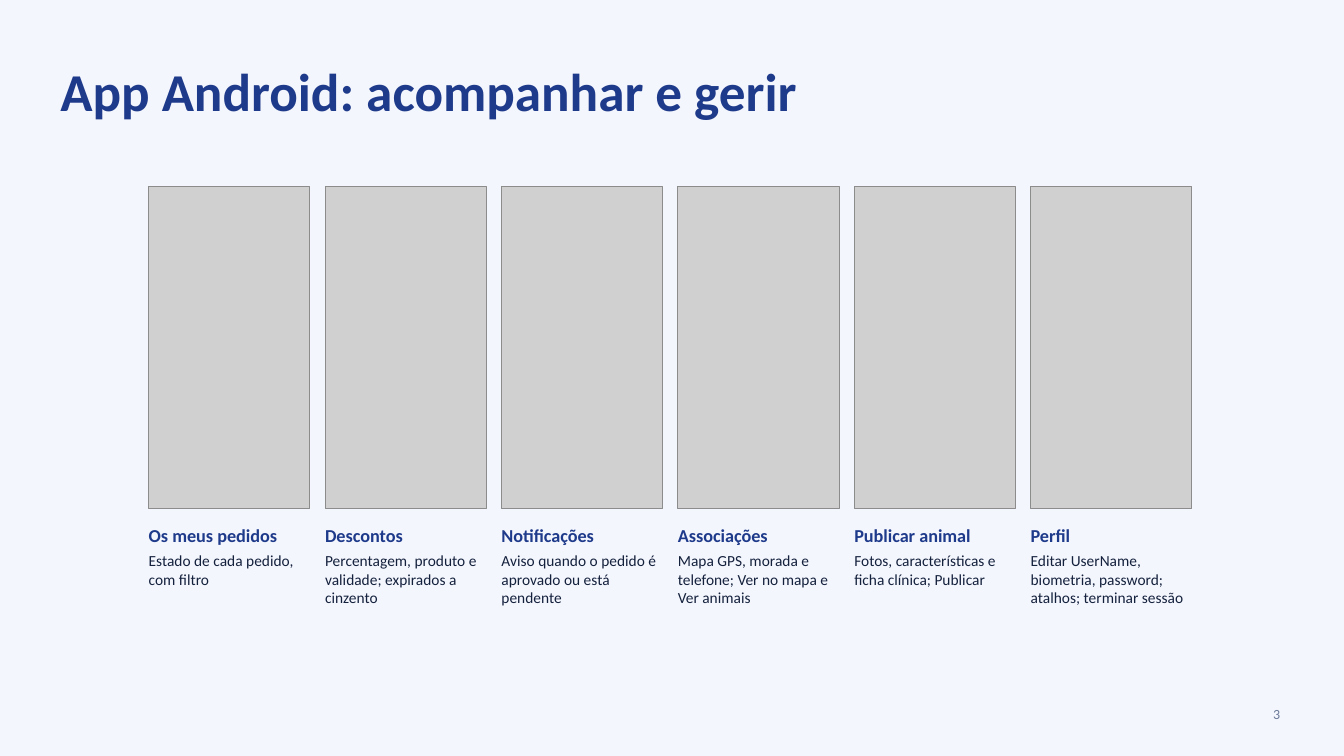
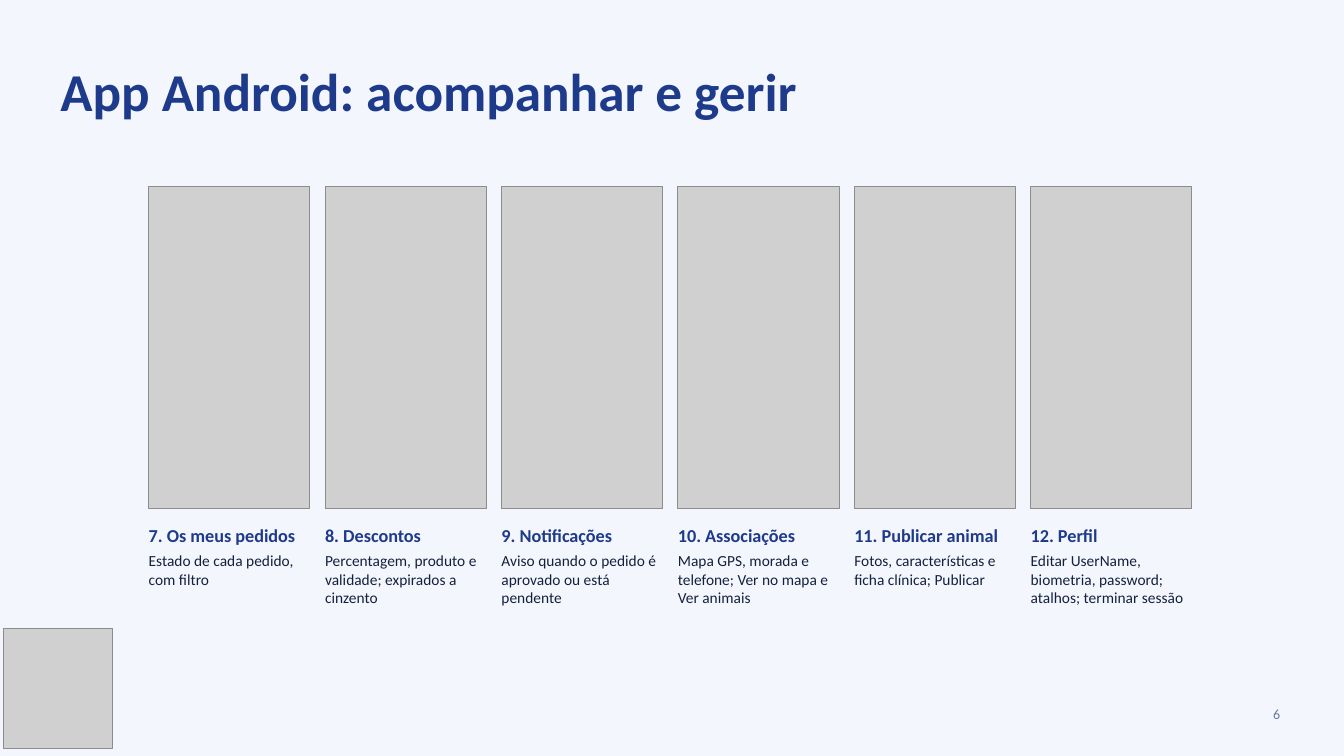
Before and after one commit to Alex180303/ProjetoPSI, a slide deck: slide 6 of ProjetoPSI_Apresentacao.pptx (slide 3 before the commit). Drawn at 1344x756 pixels with LibreOffice and Linux fonts; fonts in the diff are those of the drawing; grey boxes stand for pictures. Boxes give left, top, right and bottom in pixels: in the first picture for what was removed or moved away, otherwise in the second. Text is boxed around its words. In the diff, an @@ line names an element or a change of style, - is before the commit and + after.

```diff
--- a/ProjetoPSI_Apresentacao.pptx
+++ b/ProjetoPSI_Apresentacao.pptx
@@ text at (149,529,295,545): text changed @@
-Os meus pedidos
+7. Os meus pedidos
@@ text at (325,529,421,542): text changed @@
-Descontos
+8. Descontos
@@ text at (501,529,613,545): text changed @@
-Notificações
+9. Notificações
@@ text at (678,529,795,545): text changed @@
-Associações
+10. Associações
@@ text at (854,529,998,542): text changed @@
-Publicar animal
+11. Publicar animal
@@ text at (1031,529,1097,542): text changed @@
-Perfil
+12. Perfil
@@ picture added at (3,628,112,749) @@
@@ page number at (1273,709,1280,719): text changed @@
-3
+6
```
Also in this commit, not shown: 5 other slides changed, 8 slides added, 1 slide removed, 4 other files.
